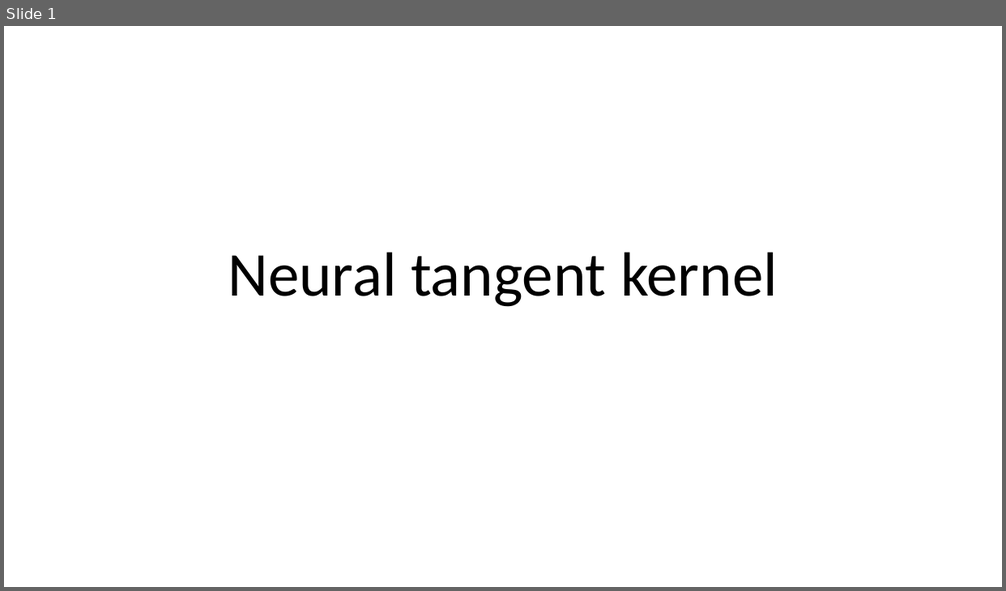
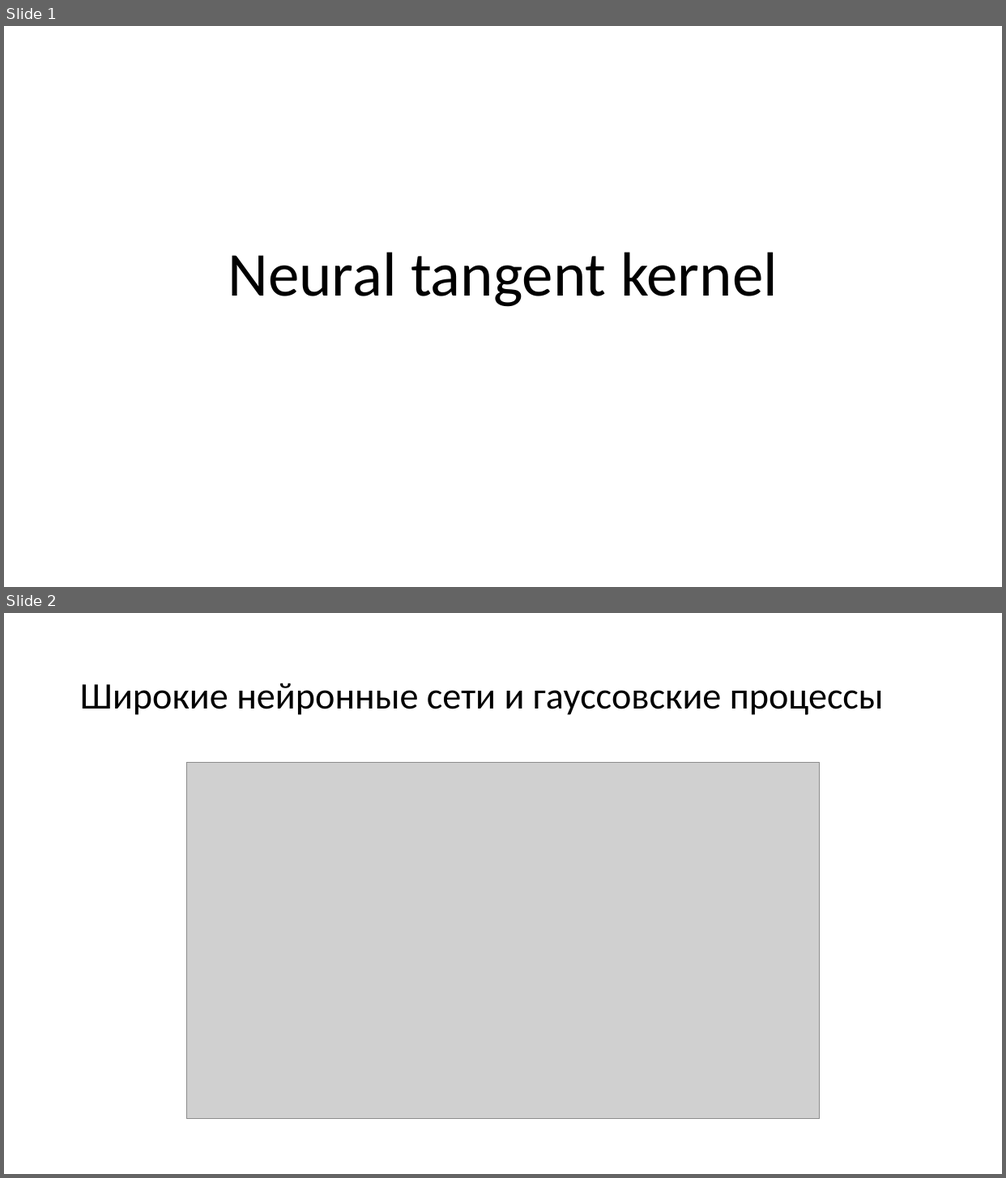
Before and after one commit to Nerkan78/NTK, a slide deck: presentation/Neural tangent kernel.pptx. Shown one above the other, each under a label of ours: slide 1 before the commit, slides 1 and 2 after it. The pictures are 1006x591 and 1006x1178 pixels, drawn with LibreOffice and Linux fonts; fonts in the diff are those of the drawing; grey boxes stand for pictures. Boxes give left, top, right and bottom in pixels: in the first picture for what was removed or moved away, otherwise in the second. Text is boxed around its words. In the diff, an @@ line names an element or a change of style, - is before the commit and + after.

```diff
--- a/presentation/Neural tangent kernel.pptx
+++ b/presentation/Neural tangent kernel.pptx
@@ slide 2 added at [4,613,1002,1174], background #FFFFFF @@
@@ title added at [80,683,884,715], 36 pt, text #000000 @@
+Широкие нейронные сети и гауссовские процессы
@@ picture added at [187,763,820,1119] @@
```
Also in this commit, not shown: 2 slides changed, 5 other slides added, 4 slides removed, 1 other file.
